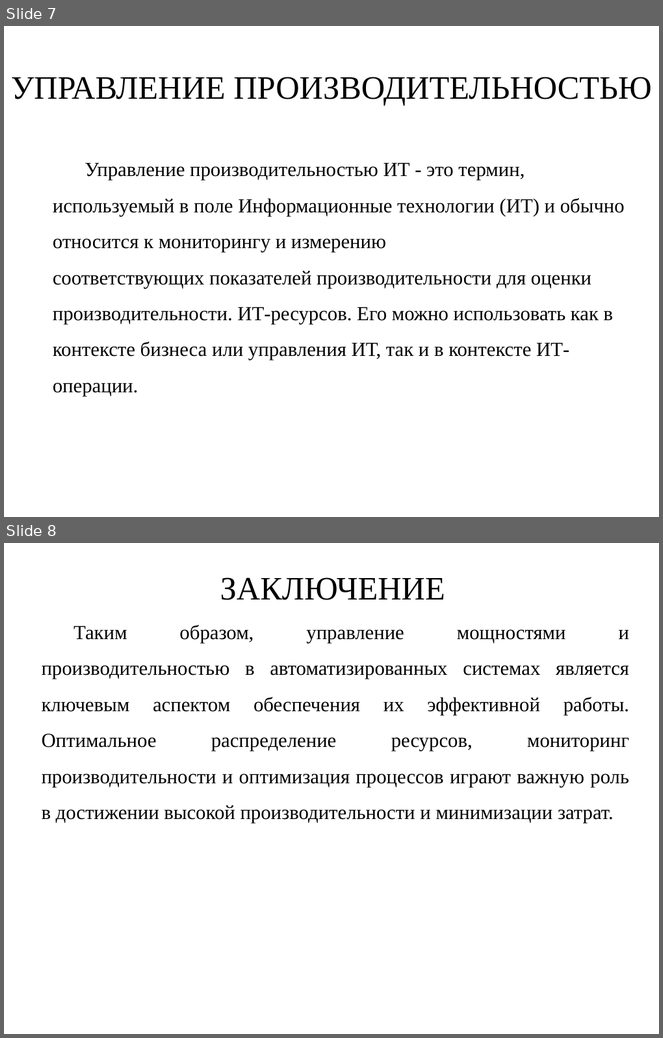
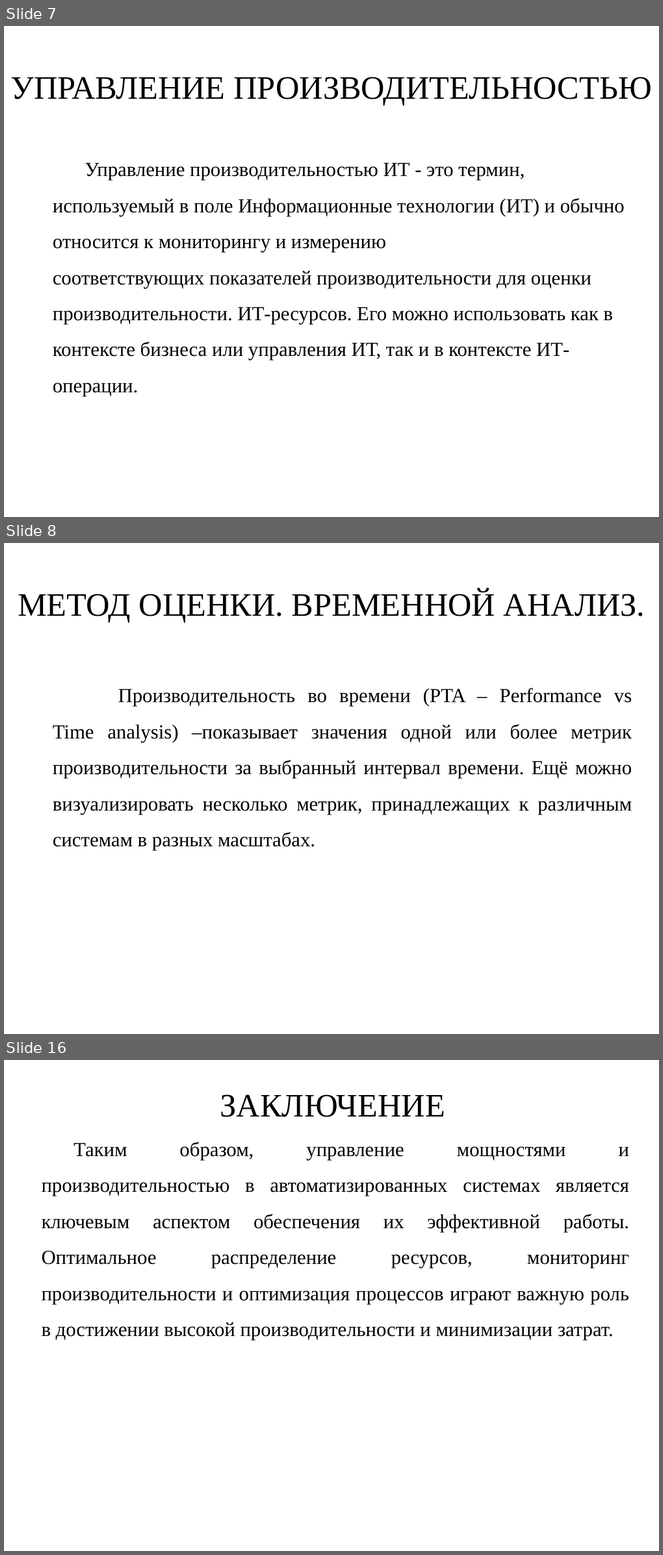
Before and after one commit to RAdKuzur/ASTU, a slide deck: Реферат Морозов/Презентация Реферат Морозов.odp. Shown one above the other, each under a label of ours: slides 7 and 8 before the commit, slides 7, 8 and 16 after it; the slides between them are not shown. The pictures are 663x1038 and 663x1555 pixels, drawn with LibreOffice and Linux fonts; fonts in the diff are those of the drawing; background and template pictures are left out. Boxes give left, top, right and bottom in pixels: in the first picture for what was removed or moved away, otherwise in the second. Text is boxed around its words. In the diff, an @@ line names an element or a change of style, - is before the commit and + after.

```diff
--- a/Реферат Морозов/Презентация Реферат Морозов.odp
+++ b/Реферат Морозов/Презентация Реферат Морозов.odp
@@ slide 8 added at (x1=4, y1=543, x2=659, y2=1034), background picture (left out) @@
@@ text added at (x1=18, y1=590, x2=646, y2=623), 36 pt, text #000000 @@
+МЕТОД ОЦЕНКИ. ВРЕМЕННОЙ АНАЛИЗ.
@@ text added at (x1=53, y1=688, x2=632, y2=850), 22 pt, text #000000 @@
+Производительность во времени (PTA – Performance vs Time analysis) –показывает значения одной или более метрик производительности за выбранный интервал времени. Ещё можно визуализировать несколько метрик, принадлежащих к различным системам в разных масштабах.
@@ what was slide 8 is now slide 16 @@
```
Also in this commit, not shown: 7 other slides added, 1 other file.
